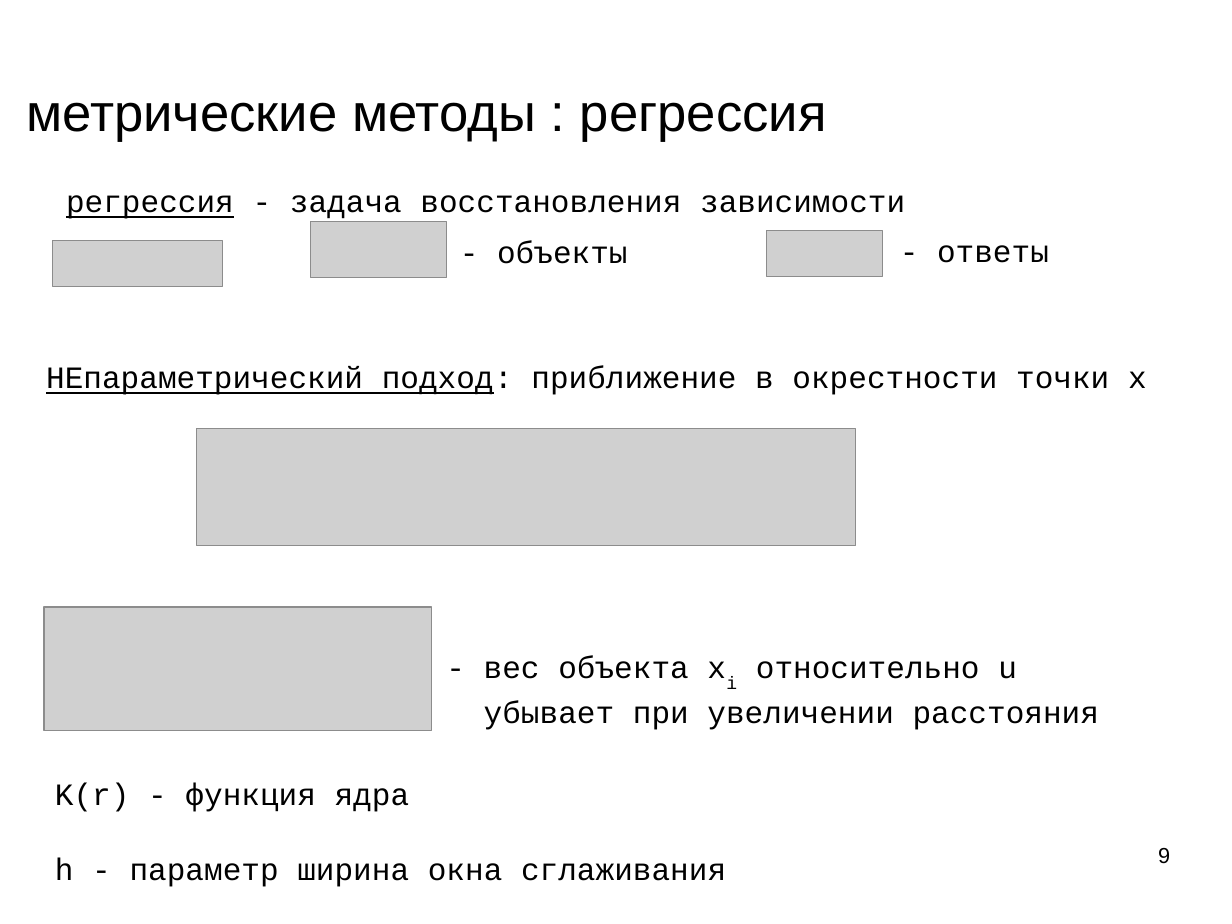
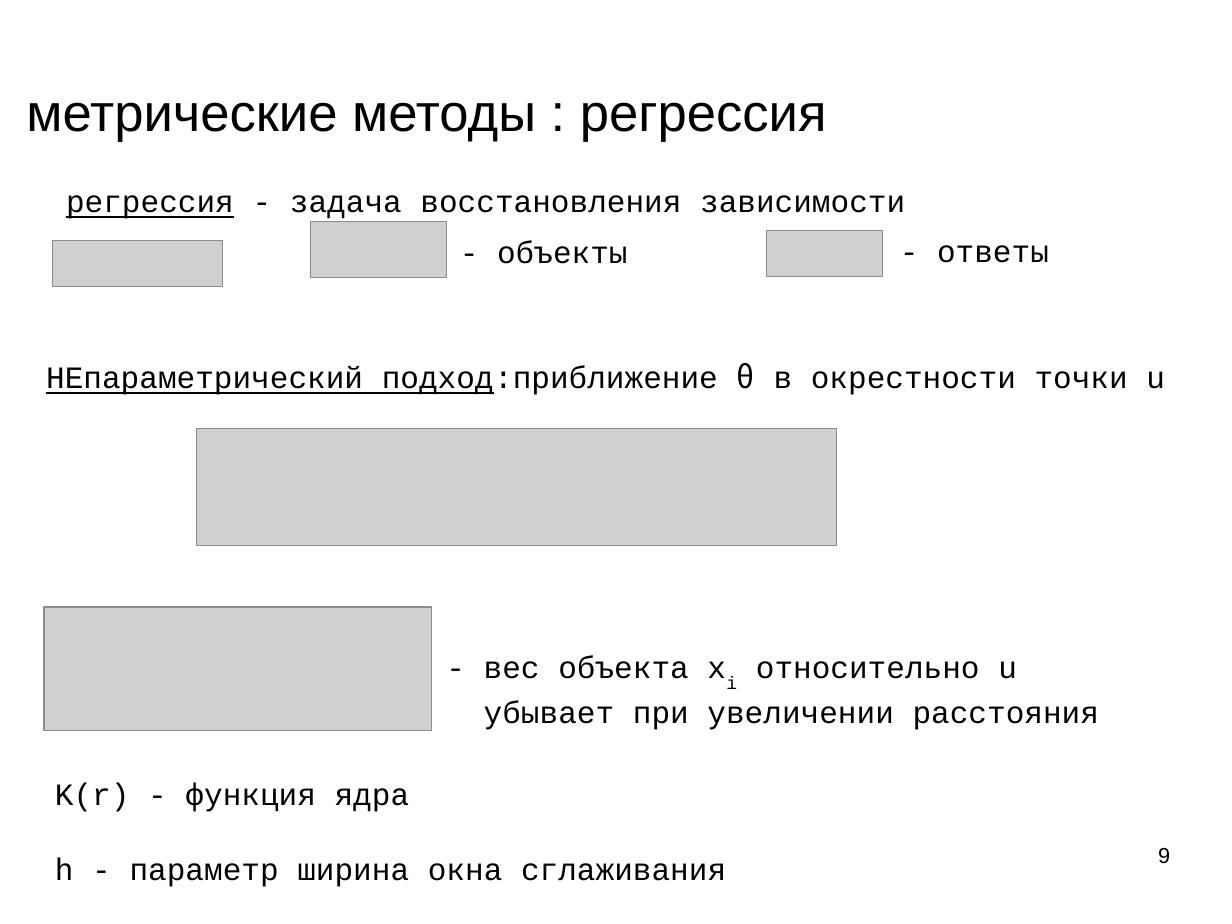
Before and after one commit to mechanoid5/ml_lectorium_legacy, a slide deck: slide 9 of 05-regression-metric.odp. Drawn at 1232x924 pixels with LibreOffice and Linux fonts; fonts in the diff are those of the drawing; grey boxes stand for pictures; background and template pictures are left out. Boxes give left, top, right and bottom in pixels: in the first picture for what was removed or moved away, otherwise in the second. Text is boxed around its words. In the diff, an @@ line names an element or a change of style, - is before the commit and + after.

```diff
--- a/05-regression-metric.odp
+++ b/05-regression-metric.odp
@@ text at box(46, 363, 1165, 395): text changed @@
-НЕпараметрический подход: приближение в окрестности точки x
+НЕпараметрический подход:приближение θ в окрестности точки u
@@ picture: place and size @@
-picture at box(197, 428, 856, 546)
+picture at box(197, 428, 836, 546)
```
Also in this commit, not shown: 8 other slides changed, 2 slides added.
